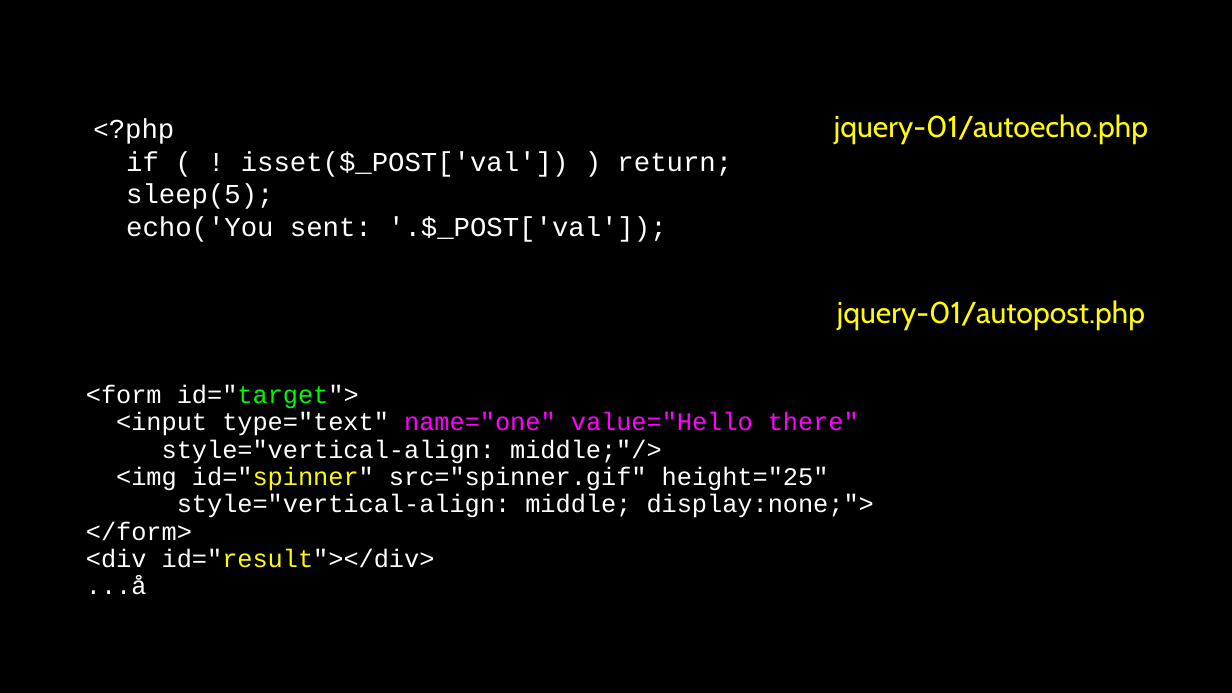
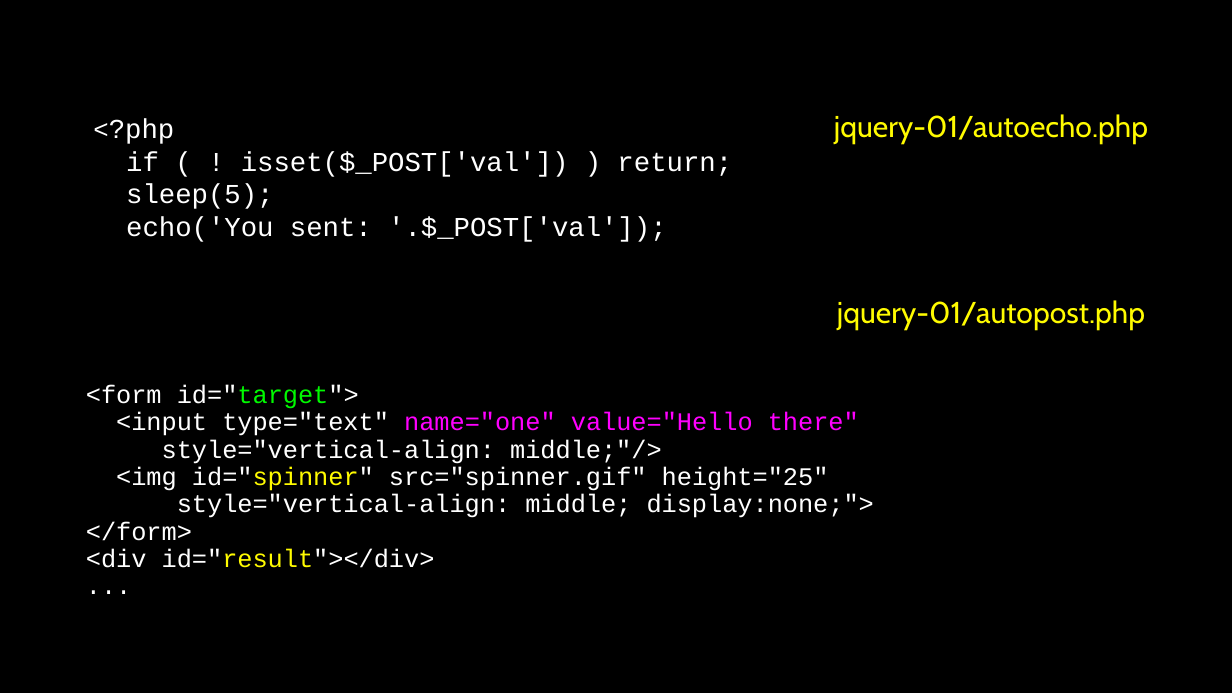
Before and after one commit to csev/wa4e, a slide deck: slide 8 of lectures/JS-03-JQuery.ppt. Drawn at 1232x693 pixels with LibreOffice and Linux fonts; fonts in the diff are those of the drawing. Boxes give left, top, right and bottom in pixels: in the first picture for what was removed or moved away, otherwise in the second. Text is boxed around its words. In the diff, an @@ line names an element or a change of style, - is before the commit and + after.

```diff
--- a/lectures/JS-03-JQuery.ppt
+++ b/lectures/JS-03-JQuery.ppt
@@ text in free at bbox=[86, 576, 147, 595]: text changed @@
-...å
+...
```
Also in this commit, not shown: 1 other file.
